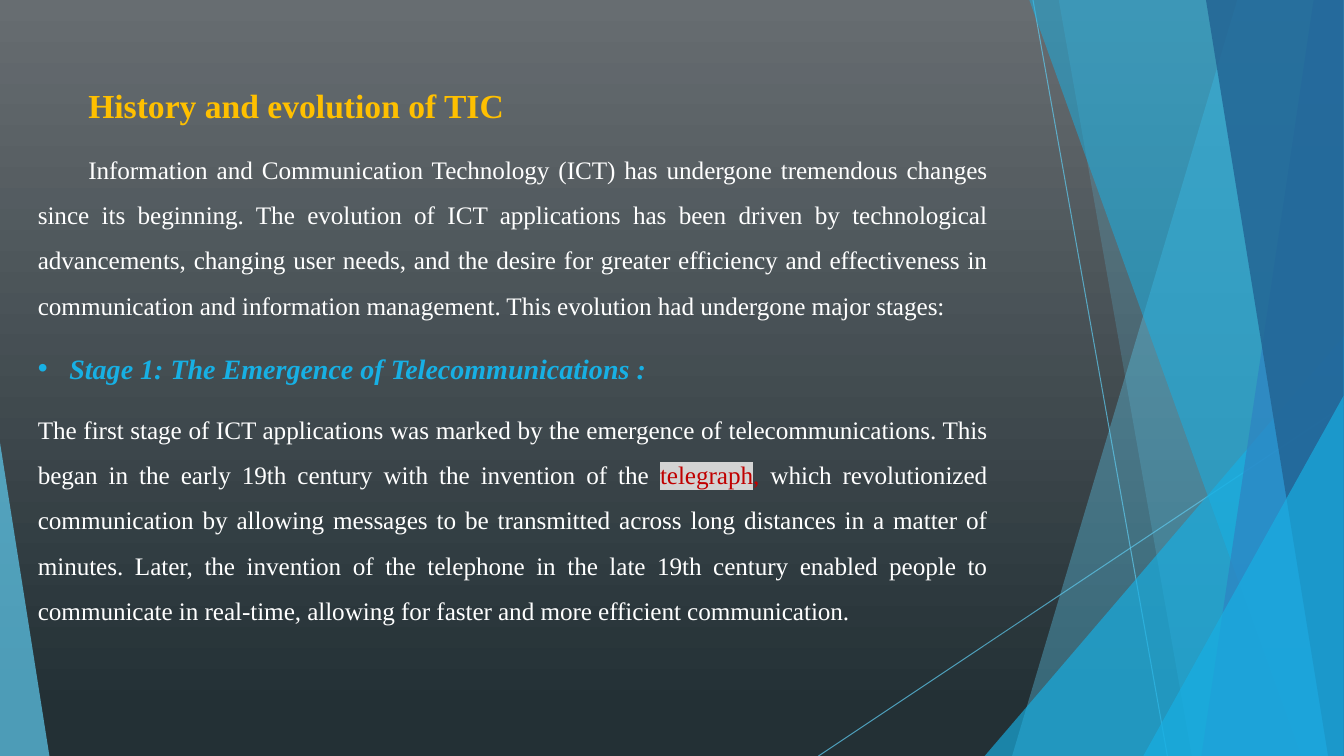
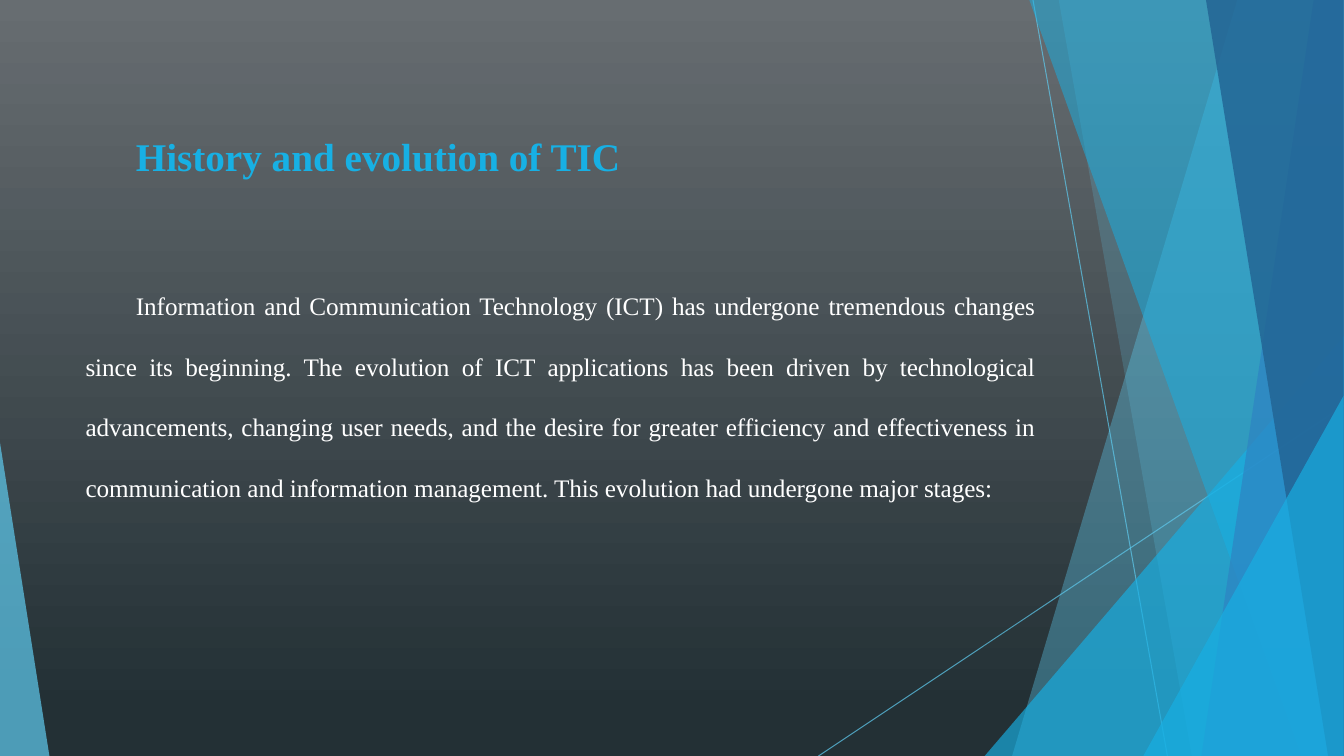
Before and after one commit to kamiri-lilia/projet-final, a slide deck: slide 4 of TIC_PP.pptx. Drawn at 1344x756 pixels with LibreOffice and Linux fonts; fonts in the diff are those of the drawing. Boxes give left, top, right and bottom in pixels: in the first picture for what was removed or moved away, otherwise in the second. Text is boxed around its words. In the diff, an @@ line names an element or a change of style, - is before the commit and + after.

```diff
--- a/TIC_PP.pptx
+++ b/TIC_PP.pptx
@@ text at [88,94,504,124]: paragraph removed @@
-History and evolution of TIC
@@ text added at [136,143,621,178], 28 pt, text #17B0E4, bold @@
+History and evolution of TIC
@@ text "Information and Communication Technology (ICT) ...": place and size @@
-text "Information and Communication Technology (ICT) ..." at [38,94,988,626]
+text "Information and Communication Technology (ICT) ..." at [86,297,1035,503]
@@ text "Information and Communication Technology (ICT) ..." at [86,297,1035,503]: line spacing 1.5 to 2 @@
@@ text at [38,359,988,626]: paragraphs removed @@
-• Stage 1: The Emergence of Telecommunications :
-The first stage of ICT applications was marked by the emergence of telecommunications. This began in the early 19th century with the invention of the telegraph, which revolutionized communication by allowing messages to be transmitted across long distances in a matter of minutes. Later, the invention of the telephone in the late 19th century enabled people to communicate in real-time, allowing for faster and more efficient communication.
```
Also in this commit, not shown: 15 other slides changed, 2 slides added, 4 slides removed.
